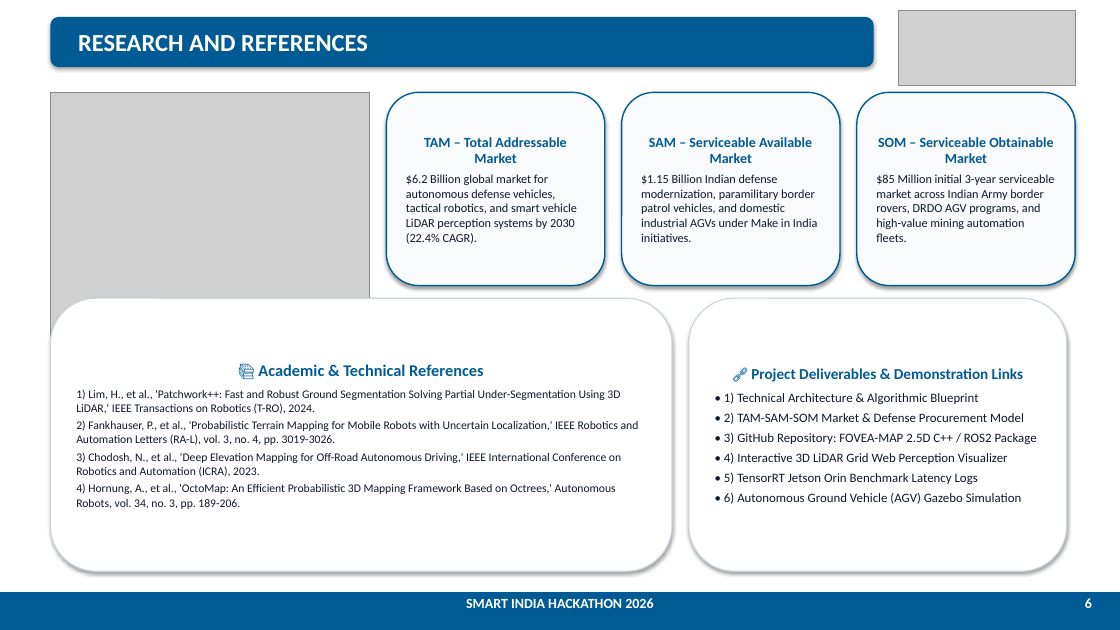
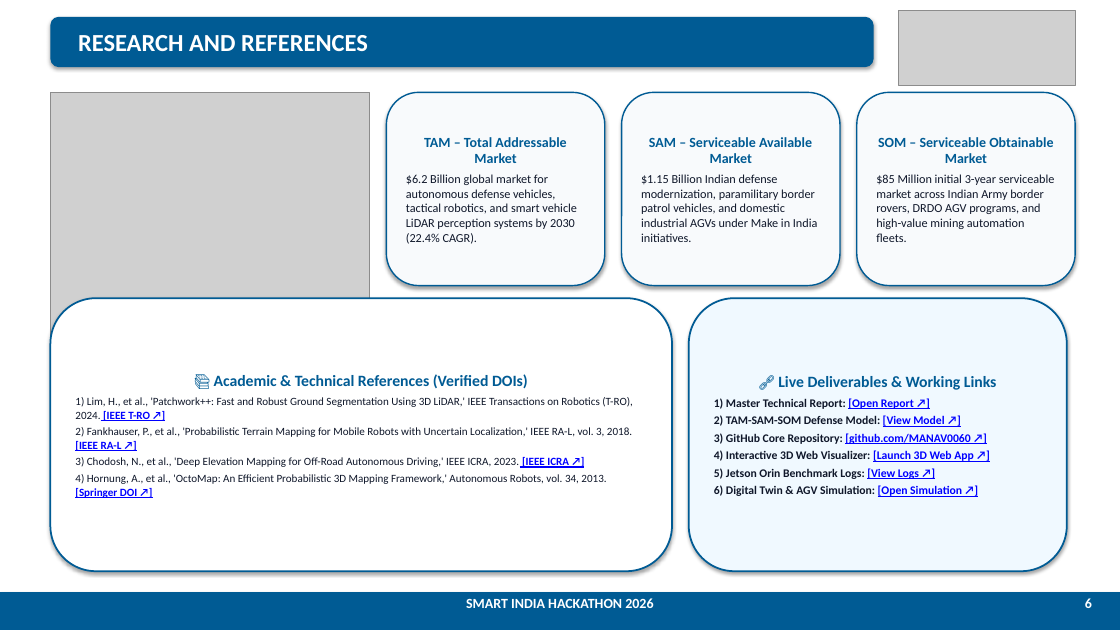
Before and after one commit to MANAV0060/SIH-PROJECT, a slide deck: slide 6 of SIH26053_LiDAR_Mapping_Master_Submission.pptx. Drawn at 1120x630 pixels with LibreOffice and Linux fonts; fonts in the diff are those of the drawing; grey boxes stand for pictures. Boxes give left, top, right and bottom in pixels: in the first picture for what was removed or moved away, otherwise in the second. Text is boxed around its words. In the diff, an @@ line names an element or a change of style, - is before the commit and + after.

Commit message:
Make all academic references and project deliverable links working and visually highlighted

```diff
--- a/SIH26053_LiDAR_Mapping_Master_Submission.pptx
+++ b/SIH26053_LiDAR_Mapping_Master_Submission.pptx
@@ rounded rectangle "📚 Academic & Technical References ..." at bbox=[50, 298, 672, 571]: outline #CBD5E1 1 pt to #005B94 1.5 pt @@
@@ rounded rectangle "🔗 Live Deliverables & Working ..." at bbox=[689, 298, 1067, 571]: fill #FFFFFF to #F0F9FF; outline #CBD5E1 1 pt to #005B94 1.5 pt @@
@@ text in rounded rectangle at bbox=[75, 374, 633, 498]: text changed; size 10 to 9.5 pt @@
-📚 Academic & Technical References
-1) Lim, H., et al., 'Patchwork++: Fast and Robust Ground Segmentation Solving Partial Under-Segmentation Using 3D LiDAR,' IEEE Transactions on Robotics (T-RO), 2024.
-2) Fankhauser, P., et al., 'Probabilistic Terrain Mapping for Mobile Robots with Uncertain Localization,' IEEE Robotics and Automation Letters (RA-L), vol. 3, no. 4, pp. 3019-3026.
-3) Chodosh, N., et al., 'Deep Elevation Mapping for Off-Road Autonomous Driving,' IEEE International Conference on Robotics and Automation (ICRA), 2023.
-4) Hornung, A., et al., 'OctoMap: An Efficient Probabilistic 3D Mapping Framework Based on Octrees,' Autonomous Robots, vol. 34, no. 3, pp. 189-206.
+📚 Academic & Technical References (Verified DOIs)
+1) Lim, H., et al., 'Patchwork++: Fast and Robust Ground Segmentation Using 3D LiDAR,' IEEE Transactions on Robotics (T-RO), 2024. [IEEE T-RO ↗]
+2) Fankhauser, P., et al., 'Probabilistic Terrain Mapping for Mobile Robots with Uncertain Localization,' IEEE RA-L, vol. 3, 2018. [IEEE RA-L ↗]
+3) Chodosh, N., et al., 'Deep Elevation Mapping for Off-Road Autonomous Driving,' IEEE ICRA, 2023. [IEEE ICRA ↗]
+4) Hornung, A., et al., 'OctoMap: An Efficient Probabilistic 3D Mapping Framework,' Autonomous Robots, vol. 34, 2013. [Springer DOI ↗]
@@ text in rounded rectangle at bbox=[714, 376, 997, 497]: text changed; size 11 to 10 pt; bold on @@
-🔗 Project Deliverables & Demonstration Links
-• 1) Technical Architecture & Algorithmic Blueprint
-• 2) TAM-SAM-SOM Market & Defense Procurement Model
-• 3) GitHub Repository: FOVEA-MAP 2.5D C++ / ROS2 Package
-• 4) Interactive 3D LiDAR Grid Web Perception Visualizer
-• 5) TensorRT Jetson Orin Benchmark Latency Logs
-• 6) Autonomous Ground Vehicle (AGV) Gazebo Simulation
+🔗 Live Deliverables & Working Links
+1) Master Technical Report: [Open Report ↗]
+2) TAM-SAM-SOM Defense Model: [View Model ↗]
+3) GitHub Core Repository: [github.com/MANAV0060 ↗]
+4) Interactive 3D Web Visualizer: [Launch 3D Web App ↗]
+5) Jetson Orin Benchmark Logs: [View Logs ↗]
+6) Digital Twin & AGV Simulation: [Open Simulation ↗]
```
Also in this commit, not shown: 1 other slide changed, 3 other files.
